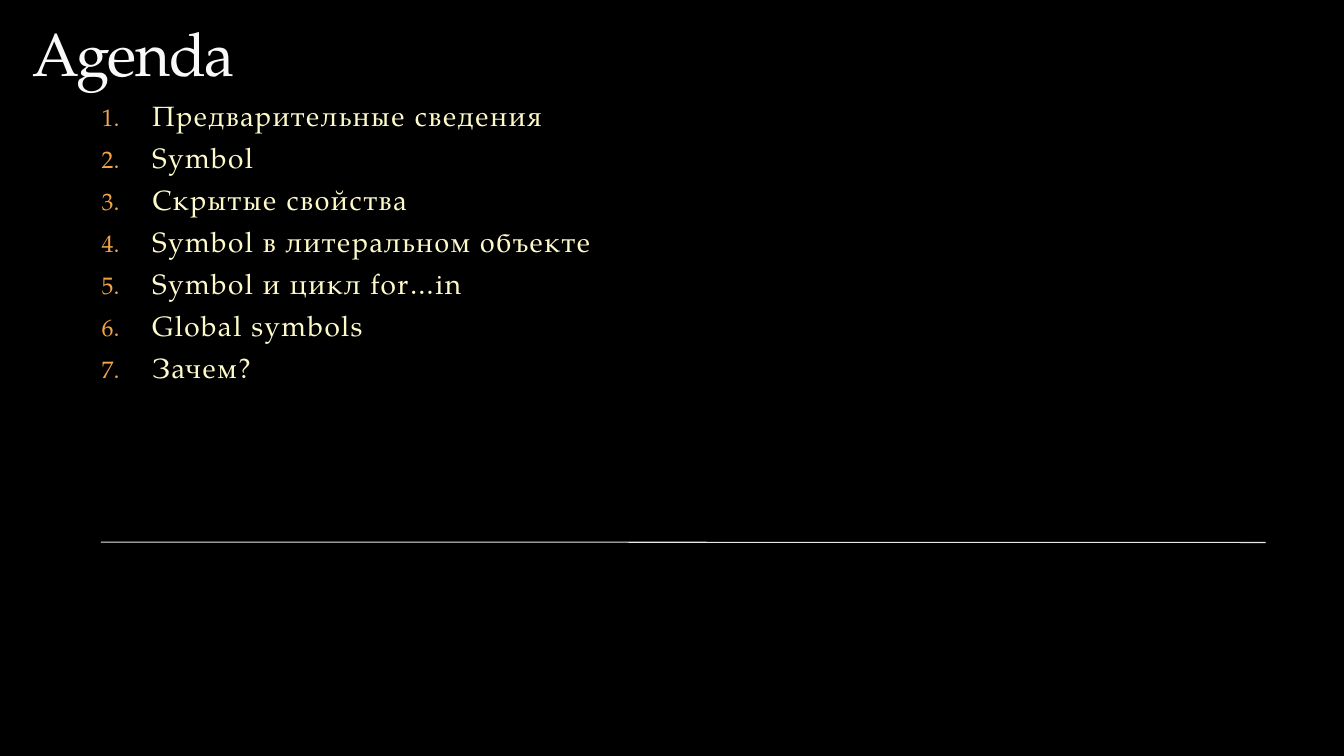
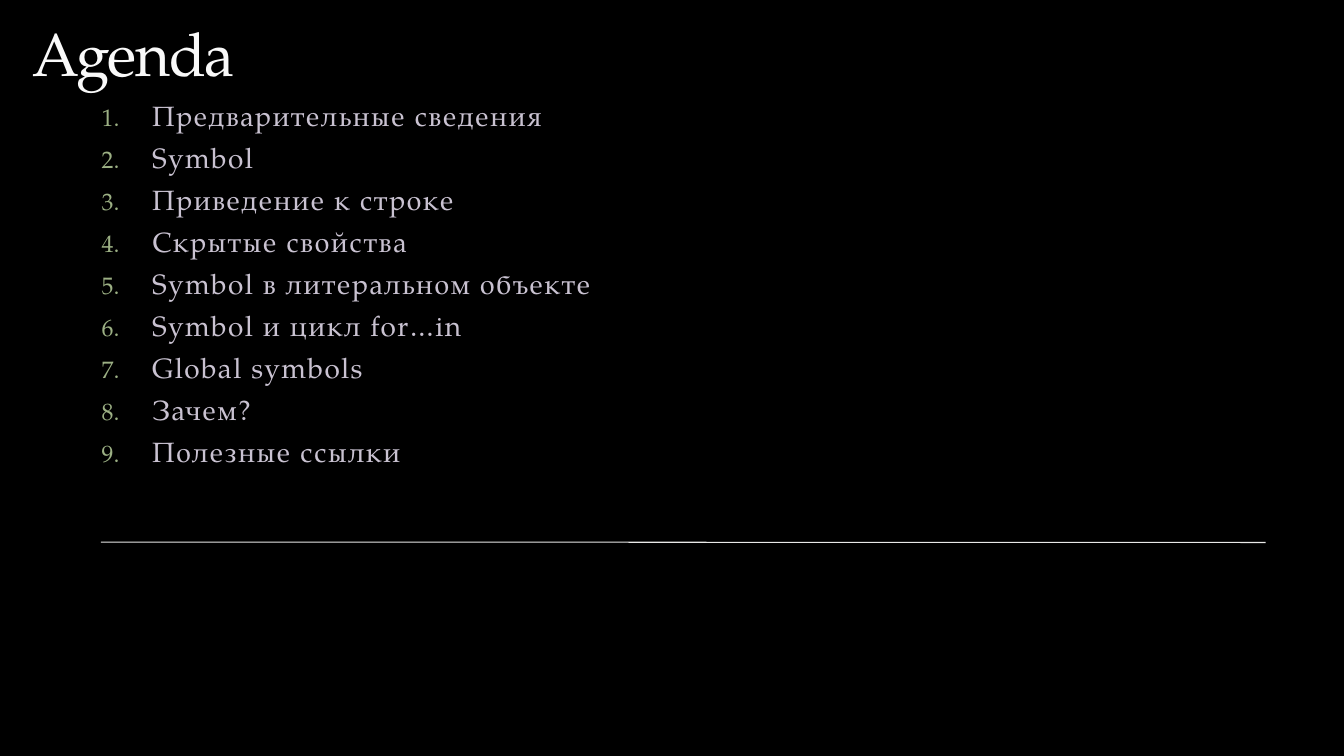
Before and after one commit to Vovan1608/internship, a slide deck: slide 2 of Symbol type.pptx. Drawn at 1344x756 pixels with LibreOffice and Linux fonts; fonts in the diff are those of the drawing; background and template pictures are left out. Boxes give left, top, right and bottom in pixels: in the first picture for what was removed or moved away, otherwise in the second. Text is boxed around its words. In the diff, an @@ line names an element or a change of style, - is before the commit and + after.

Commit message:
save Symbol

```diff
--- a/Symbol type.pptx
+++ b/Symbol type.pptx
@@ text at [152,106,590,421]: text colour #FEFAC9 to #C9C2D1 in "Предварительные сведения", "Symbol", "Скрытые свойства", "Symbol в литеральном объекте" and 3 more places; bullet colour #F3A447 to #9CB084 @@
@@ text at [152,190,454,218]: paragraph added @@
+3. Приведение к строке
@@ text at [152,442,400,463]: paragraph added @@
+9. Полезные ссылки
```
Also in this commit, not shown: 2 other slides changed, 9 slides added.
